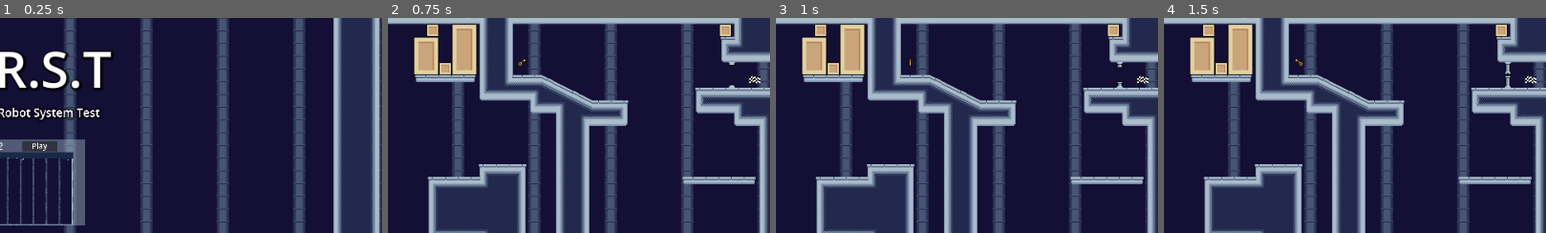
Above: before the commit, frames 1-4 (left to right).
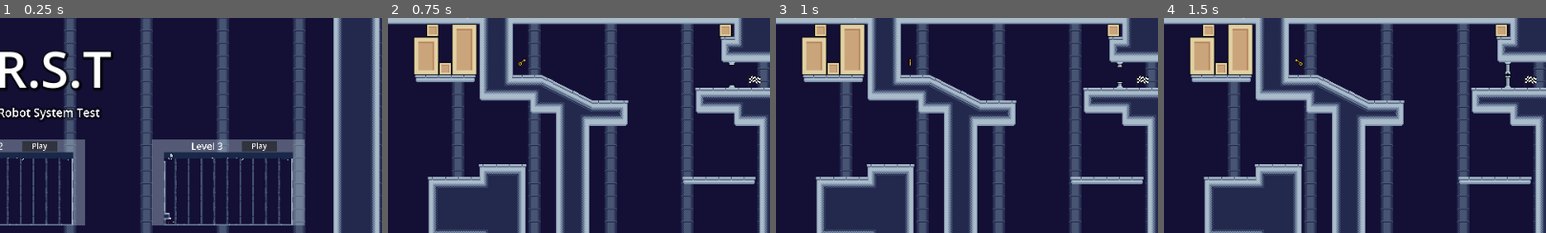
Above: after the commit, the same moments.

Repository: Cradac/H.O.R.S.T.
Game: Godot game, scene res://ui/MainMenu.tscn
The game is run twice, just before and just after one commit, with the same random seed, the same clock (stepped at 60 frames per second) and the same inputs.
Inputs:
- Up to frame 1 (0.25 s): no input
- Up to frame 2 (0.75 s): click "Play" at 0.5 s
- Up to frame 3 (1 s): no input
- Up to frame 4 (1.5 s): hold Right (move_right) from 1.28 s (still down); tap F (action) at 1.35 s
The pictures show only the part of the screen within x 50-100%, y 10-60%; the shares and areas given below are measured in that part.

The runs differ from the first frame. In frame 1, 8.0% of the frame differs, in the area x 39-80%, y 56-97%; in frame 2, nothing differs; in frame 3, nothing differs; in frame 4, nothing differs.

Commit message:
added level 3 to the main menu and removed unnecessary sprites

Diff:
--- a/ui/MainMenu.tscn
+++ b/ui/MainMenu.tscn
@@ -78,3 +78,13 @@
 target_scene = "res://levels/level_2.tscn"
 level_screenshot = ExtResource("6_xu3k5")
 level_number = 2
+
+[node name="LevelPreview3" parent="." instance=ExtResource("2_775pq")]
+offset_left = 671.0
+offset_top = 209.0
+offset_right = 1631.0
+offset_bottom = 749.0
+scale = Vector2(0.2, 0.2)
+target_scene = "res://levels/level_3.tscn"
+level_screenshot = ExtResource("6_xu3k5")
+level_number = 3
Not shown: 1 places in levels/level_1.tscn that only renumber resources
Not shown: 1 places in levels/level_2.tscn that only renumber resources
Binary file removed: material/Pixel-RPG_Prototype_v003/Cover.gif
Binary file removed: material/Pixel-RPG_Prototype_v003/Extras/Shadow.png
Not shown, removed: material/Pixel-RPG_Prototype_v003/Extras/Shadow.png.import
Not shown, removed: material/Pixel-RPG_Prototype_v003/Readme.txt
Binary file removed: material/Pixel-RPG_Prototype_v003/Sprites/Prototype/Prototype_Worksheet.png
Not shown, removed: material/Pixel-RPG_Prototype_v003/Sprites/Prototype/Prototype_Worksheet.png.import
Not shown: 1 places in ui/MainMenu.tscn that only renumber resources
